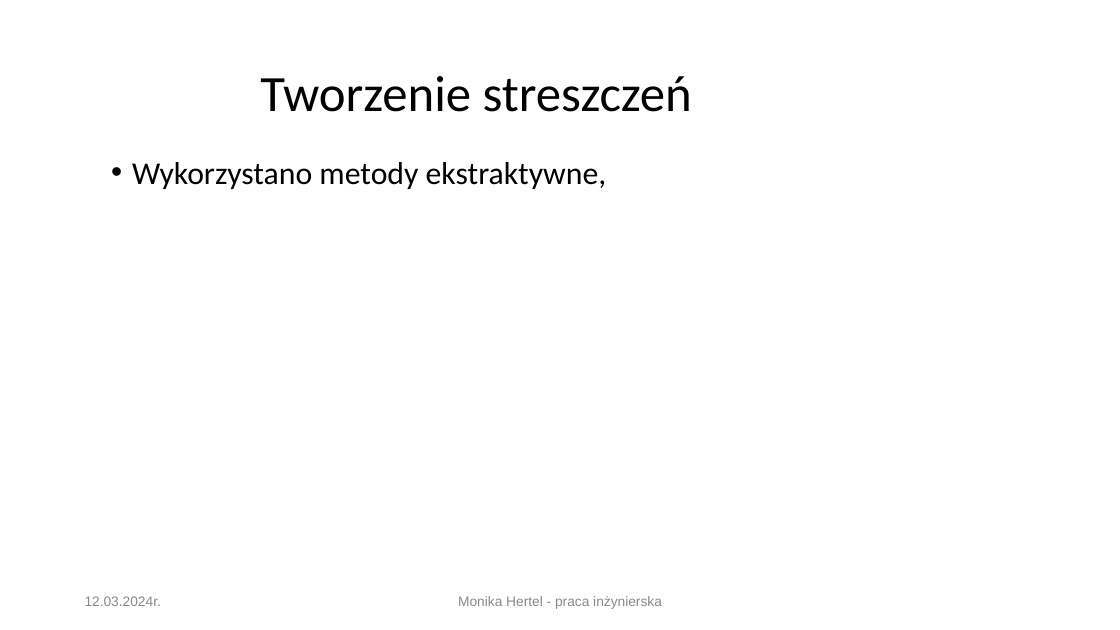
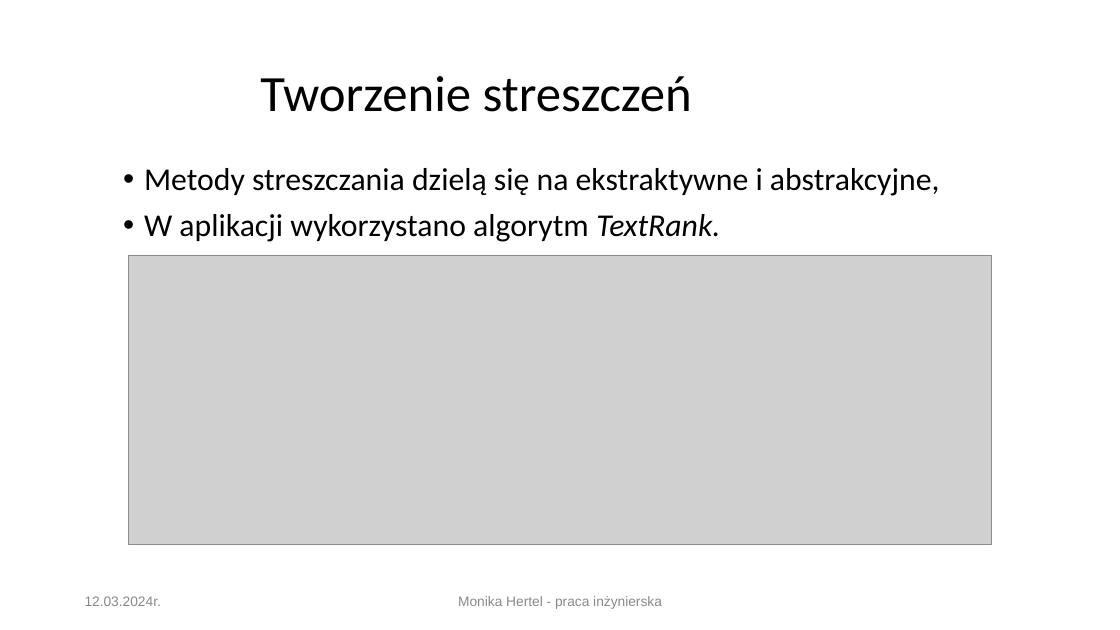
Before and after one commit to heruyu/another, a slide deck: slide 6 of papier/prezentacja_mon.ppt. Drawn at 1120x630 pixels with LibreOffice and Linux fonts; fonts in the diff are those of the drawing; grey boxes stand for pictures; background and template pictures are left out. Boxes give left, top, right and bottom in pixels: in the first picture for what was removed or moved away, otherwise in the second. Text is boxed around its words. In the diff, an @@ line names an element or a change of style, - is before the commit and + after.

```diff
--- a/papier/prezentacja_mon.ppt
+++ b/papier/prezentacja_mon.ppt
@@ text at box(144, 168, 939, 242): text changed @@
-• Wykorzystano metody ekstraktywne,
+• Metody streszczania dzielą się na ekstraktywne i abstrakcyjne,
+• W aplikacji wykorzystano algorytm TextRank.
@@ picture added at box(129, 255, 992, 544) @@
```
Also in this commit, not shown: 3 other slides changed, 1 slide removed.
